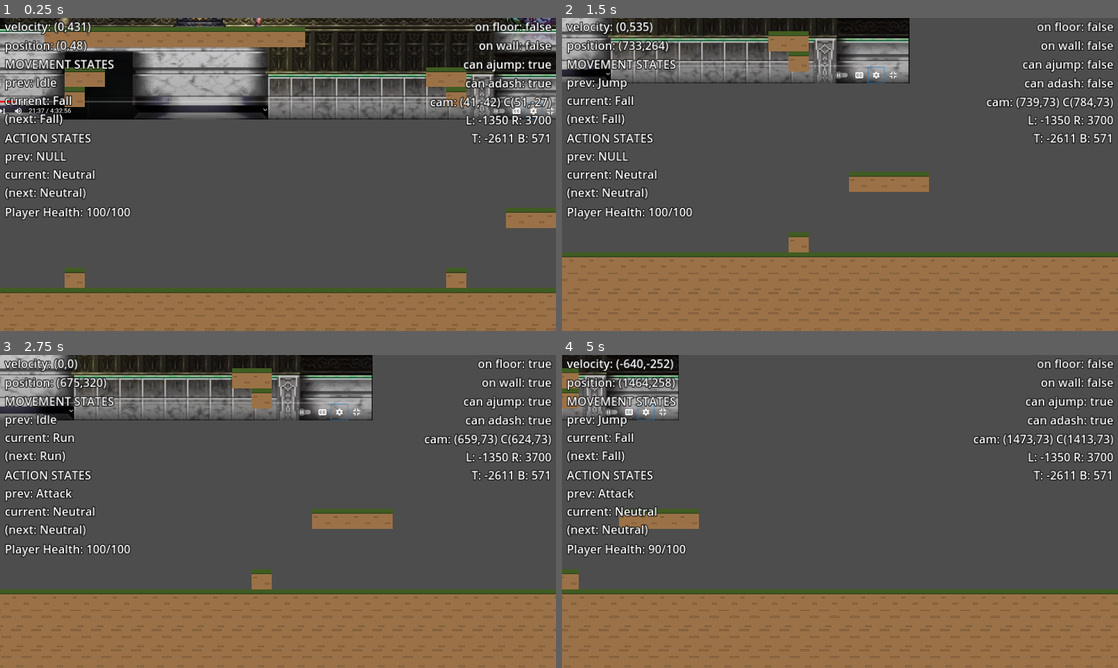
Above: before the commit, frames 1-4 (two rows, left to right).
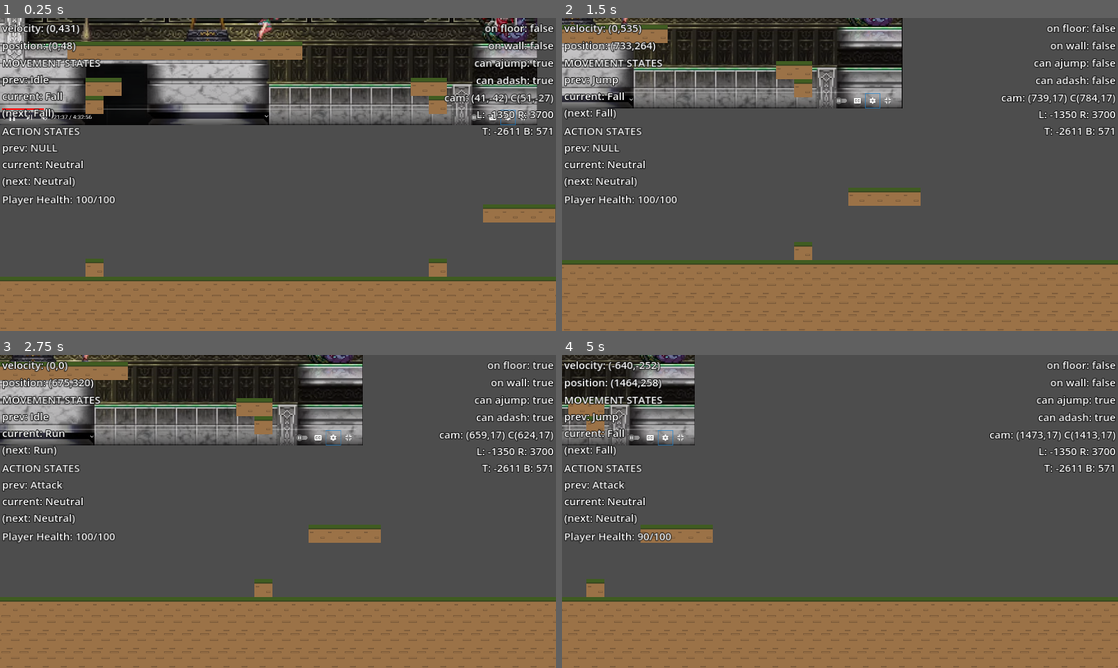
Above: after the commit, the same moments.

Repository: azylazide/untitled-hw-game-G4
Game: Godot game, scene res://src/levels/level_test.tscn
The game is run twice, just before and just after one commit, with the same random seed, the same clock (stepped at 60 frames per second) and the same inputs.
Inputs:
- Up to frame 1 (0.25 s): no input
- Up to frame 2 (1.5 s): tap Enter (ui_accept) at 0.5 s; hold X (dash) 0.53-1.28 s; hold D (right) from 0.53 s (still down); tap Space (jump) at 0.77, 0.8, 1.07, 1.35 s
- Up to frame 3 (2.75 s): tap Space (jump) at 1.52, 1.82, 2.3 s; tap X (dash) at 1.55 s; release D (right) at 2.03 s; hold A (left) from 2.03 s (still down); hold Z (attack) from 2.03 s (still down)
- Up to frame 4 (5 s): release A (left) at 2.78 s; release Z (attack) at 2.78 s; hold D (right) 2.78-4.28 s; tap X (dash) at 2.85, 4.55 s; tap Space (jump) at 3.02, 3.32, 3.77, 3.8, 4.07, 4.35, 4.52, 4.82 s; hold X (dash) 3.53-4.28 s; tap Keypad 1 (debug) at 4.15 s; hold A (left) from 4.28 s (still down)

The runs differ from the first frame. In frame 1, 33% of the frame differs, in the area x 0-100%, y 0-100%; in frame 2, 27%; in frame 3, 29%; in frame 4, 19%.

Commit message:
changed viewport resolution and overrides added margin to debug texts

Diff:
--- a/project.godot
+++ b/project.godot
@@ -24,6 +24,10 @@
 
 [display]
 
+window/size/viewport_width=1280
+window/size/viewport_height=720
+window/size/window_width_override=1152
+window/size/window_height_override=648
 window/stretch/mode="canvas_items"
 
 [input]
--- a/src/debug_texts.tscn
+++ b/src/debug_texts.tscn
@@ -22,80 +22,88 @@
 size_flags_horizontal = 3
 size_flags_vertical = 3
 
-[node name="HBoxContainer" type="HBoxContainer" parent="Control"]
+[node name="MarginContainer" type="MarginContainer" parent="Control"]
 layout_mode = 1
-anchors_preset = -1
-offset_left = 10.0
-offset_right = 1143.0
-offset_bottom = 100.0
+anchors_preset = 15
+anchor_right = 1.0
+anchor_bottom = 1.0
+grow_horizontal = 2
+grow_vertical = 2
+size_flags_horizontal = 3
+theme_override_constants/margin_left = 5
+theme_override_constants/margin_top = 5
+theme_override_constants/margin_right = 5
 
-[node name="VBoxContainer" type="VBoxContainer" parent="Control/HBoxContainer"]
+[node name="HBoxContainer" type="HBoxContainer" parent="Control/MarginContainer"]
+layout_mode = 2
+
+[node name="VBoxContainer" type="VBoxContainer" parent="Control/MarginContainer/HBoxContainer"]
 layout_mode = 2
 size_flags_horizontal = 2
 
-[node name="velocity" type="Label" parent="Control/HBoxContainer/VBoxContainer"]
+[node name="velocity" type="Label" parent="Control/MarginContainer/HBoxContainer/VBoxContainer"]
 unique_name_in_owner = true
 layout_mode = 2
 text = "TEST"
 label_settings = SubResource("LabelSettings_h2jt3")
 
-[node name="position" type="Label" parent="Control/HBoxContainer/VBoxContainer"]
+[node name="position" type="Label" parent="Control/MarginContainer/HBoxContainer/VBoxContainer"]
 unique_name_in_owner = true
 layout_mode = 2
 text = "TEST"
 label_settings = SubResource("LabelSettings_h2jt3")
 
-[node name="movementstates" type="Label" parent="Control/HBoxContainer/VBoxContainer"]
+[node name="movementstates" type="Label" parent="Control/MarginContainer/HBoxContainer/VBoxContainer"]
 unique_name_in_owner = true
 layout_mode = 2
 text = "TEST"
 label_settings = SubResource("LabelSettings_h2jt3")
 
-[node name="actionstates" type="Label" parent="Control/HBoxContainer/VBoxContainer"]
+[node name="actionstates" type="Label" parent="Control/MarginContainer/HBoxContainer/VBoxContainer"]
 unique_name_in_owner = true
 layout_mode = 2
 text = "TEST"
 label_settings = SubResource("LabelSettings_h2jt3")
 
-[node name="health" type="Label" parent="Control/HBoxContainer/VBoxContainer"]
+[node name="health" type="Label" parent="Control/MarginContainer/HBoxContainer/VBoxContainer"]
 unique_name_in_owner = true
 layout_mode = 2
 text = "TEST"
 label_settings = SubResource("LabelSettings_h2jt3")
 
-[node name="VBoxContainer2" type="VBoxContainer" parent="Control/HBoxContainer"]
+[node name="VBoxContainer2" type="VBoxContainer" parent="Control/MarginContainer/HBoxContainer"]
 layout_mode = 2
 size_flags_horizontal = 10
 
-[node name="onfloor" type="Label" parent="Control/HBoxContainer/VBoxContainer2"]
+[node name="onfloor" type="Label" parent="Control/MarginContainer/HBoxContainer/VBoxContainer2"]
 unique_name_in_owner = true
 layout_mode = 2
 text = "TEST"
 label_settings = SubResource("LabelSettings_h2jt3")
 horizontal_alignment = 2
 
-[node name="onwall" type="Label" parent="Control/HBoxContainer/VBoxContainer2"]
+[node name="onwall" type="Label" parent="Control/MarginContainer/HBoxContainer/VBoxContainer2"]
 unique_name_in_owner = true
 layout_mode = 2
 text = "TEST"
 label_settings = SubResource("LabelSettings_h2jt3")
 horizontal_alignment = 2
 
-[node name="canajump" type="Label" parent="Control/HBoxContainer/VBoxContainer2"]
+[node name="canajump" type="Label" parent="Control/MarginContainer/HBoxContainer/VBoxContainer2"]
 unique_name_in_owner = true
 layout_mode = 2
 text = "TEST"
 label_settings = SubResource("LabelSettings_h2jt3")
 horizontal_alignment = 2
 
-[node name="canadash" type="Label" parent="Control/HBoxContainer/VBoxContainer2"]
+[node name="canadash" type="Label" parent="Control/MarginContainer/HBoxContainer/VBoxContainer2"]
 unique_name_in_owner = true
 layout_mode = 2
 text = "TEST"
 label_settings = SubResource("LabelSettings_h2jt3")
 horizontal_alignment = 2
 
-[node name="camera" type="Label" parent="Control/HBoxContainer/VBoxContainer2"]
+[node name="camera" type="Label" parent="Control/MarginContainer/HBoxContainer/VBoxContainer2"]
 unique_name_in_owner = true
 layout_mode = 2
 text = "TEST"
--- a/src/levels/level_test.tscn
+++ b/src/levels/level_test.tscn
@@ -19,6 +19,8 @@
 [node name="LevelTest" type="Node2D"]
 script = ExtResource("1_f8yqe")
 metadata/_edit_lock_ = true
+metadata/_edit_horizontal_guides_ = [721.0]
+metadata/_edit_vertical_guides_ = [1300.0]
 
 [node name="SampleTestScale" type="Sprite2D" parent="."]
 position = Vector2(0, -757)
